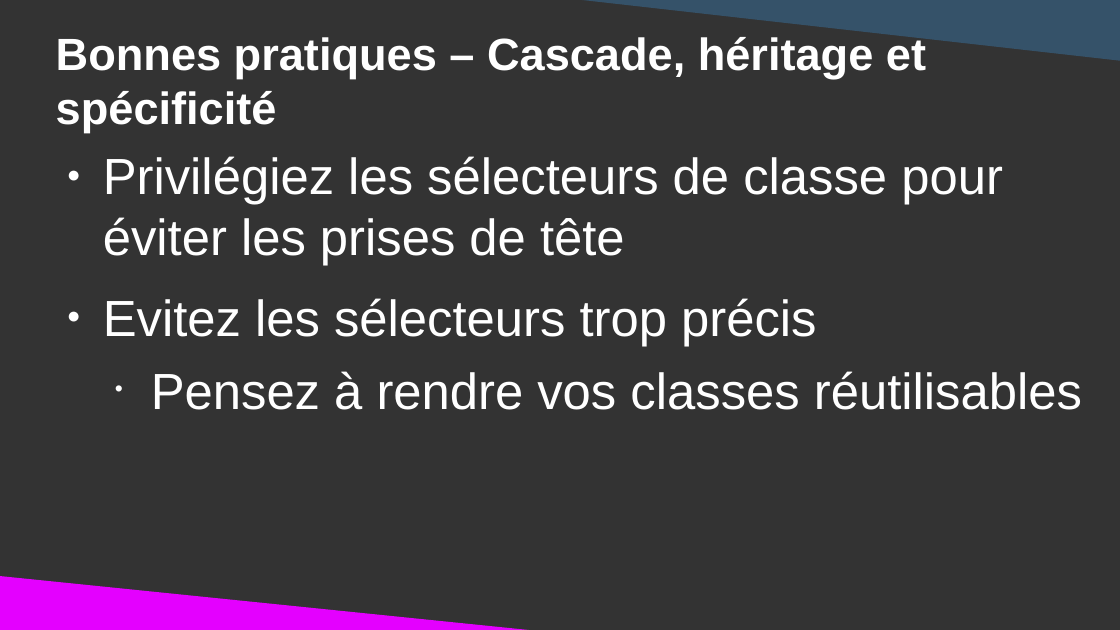
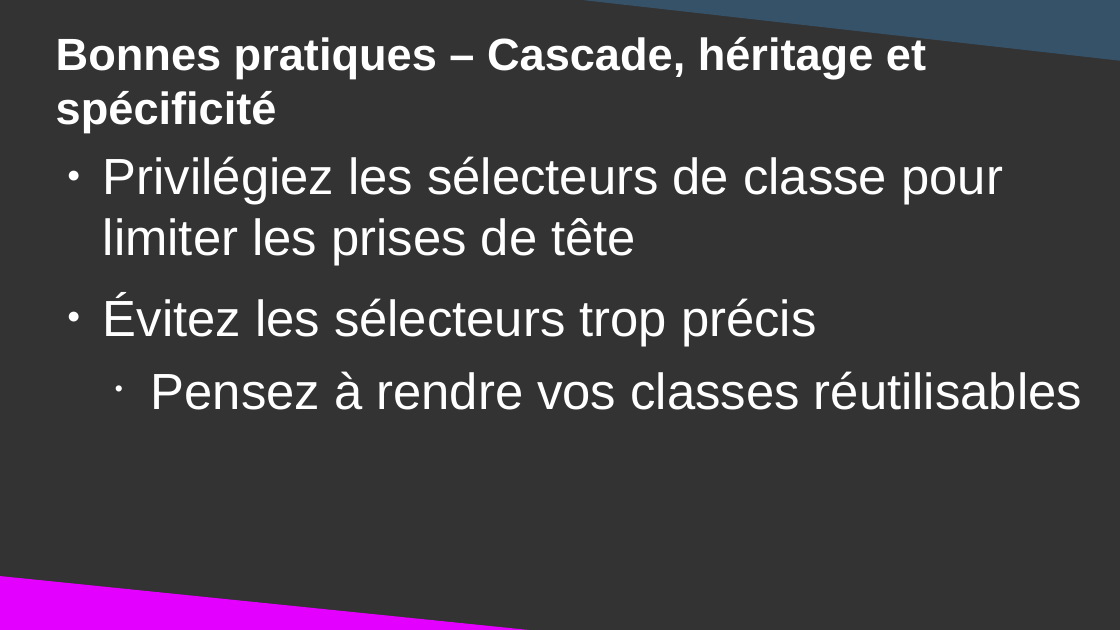
Before and after one commit to DanYellow/cours, a slide deck: slide 80 of integration-web-s1/travaux-pratiques/numero-3/presentation.odp. Drawn at 1120x630 pixels with LibreOffice and Linux fonts; fonts in the diff are those of the drawing. Boxes give left, top, right and bottom in pixels: in the first picture for what was removed or moved away, otherwise in the second. Text is boxed around its words. In the diff, an @@ line names an element or a change of style, - is before the commit and + after.

```diff
--- a/integration-web-s1/travaux-pratiques/numero-3/presentation.odp
+++ b/integration-web-s1/travaux-pratiques/numero-3/presentation.odp
@@ text at (x1=103, y1=156, x2=1003, y2=346): text changed @@
-● Privilégiez les sélecteurs de classe pour éviter les prises de tête
-● Evitez les sélecteurs trop précis
+● Privilégiez les sélecteurs de classe pour limiter les prises de tête
+● Évitez les sélecteurs trop précis
```
Also in this commit, not shown: 48 other slides changed, 1 slide added, 1 slide removed, 3 other files.
